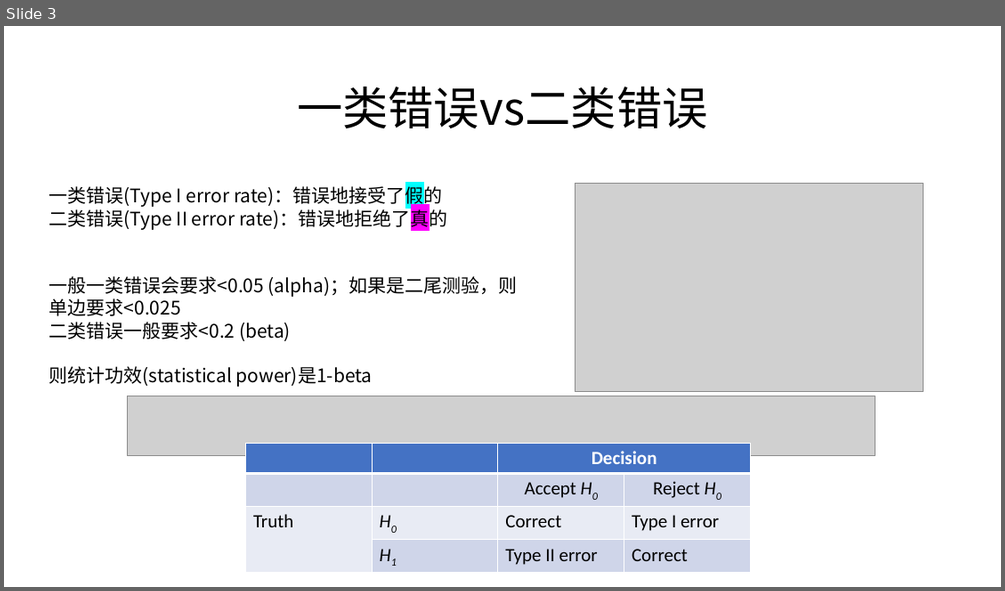
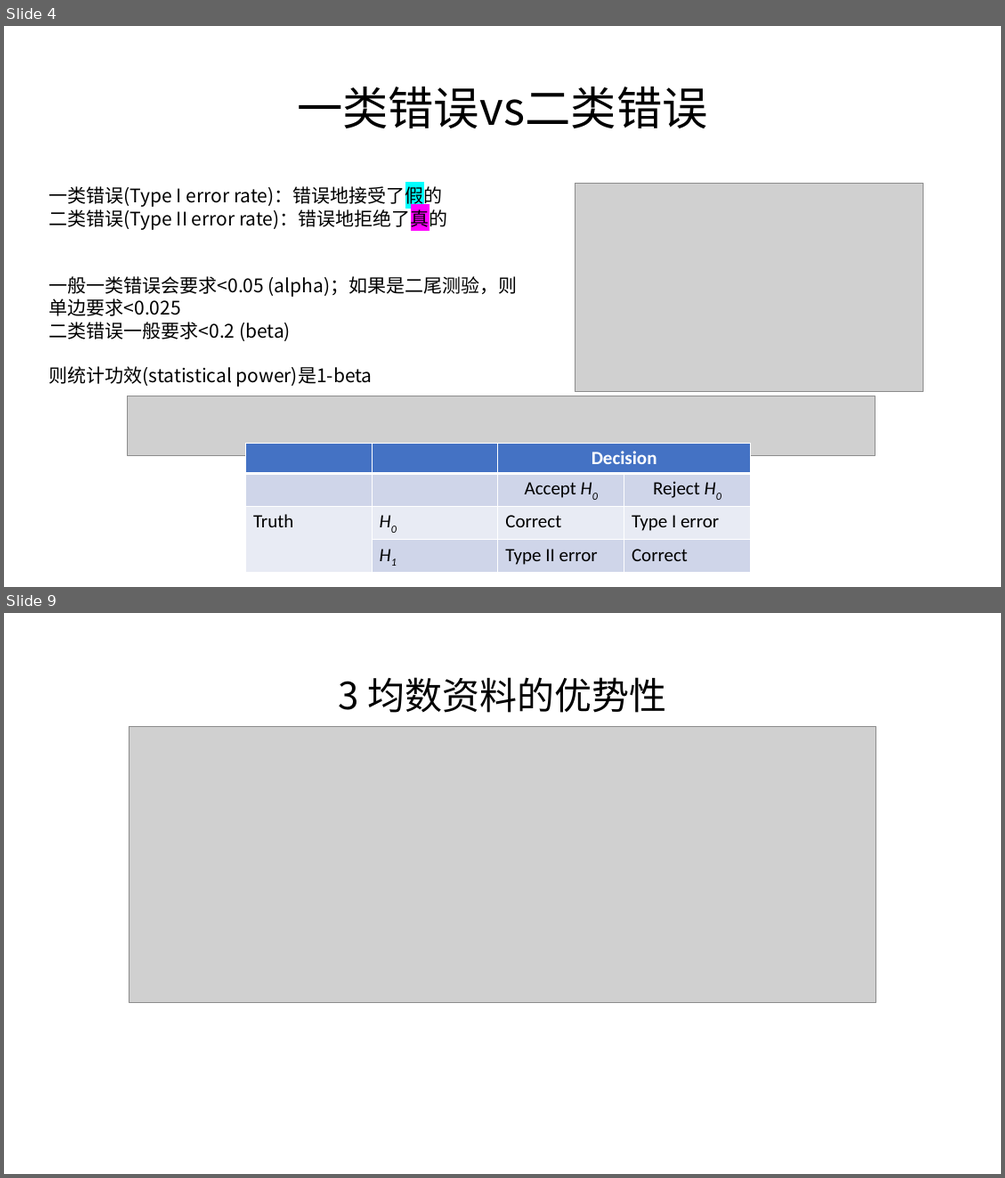
Before and after one commit to gc5k/Notes, a slide deck: Teach/ppt/HZMed_pw.pptx. Shown one above the other, each under a label of ours: slide 3 before the commit, slides 4 and 9 after it; the slides between them are not shown. The pictures are 1005x591 and 1005x1178 pixels, drawn with LibreOffice and Linux fonts; fonts in the diff are those of the drawing; grey boxes stand for pictures. Boxes give left, top, right and bottom in pixels: in the first picture for what was removed or moved away, otherwise in the second. Text is boxed around its words. In the diff, an @@ line names an element or a change of style, - is before the commit and + after.

```diff
--- a/Teach/ppt/HZMed_pw.pptx
+++ b/Teach/ppt/HZMed_pw.pptx
@@ slide 9 added at [4,613,1001,1174], background #FFFFFF @@
@@ title added at [339,677,666,713], 36 pt, text #000000 @@
+3 均数资料的优势性
@@ picture added at [129,726,877,1002] @@
@@ what was slide 3 is now slide 4 @@
```
Also in this commit, not shown: 2 slides changed, 8 other slides added, 3 slides removed, 6 other files.
